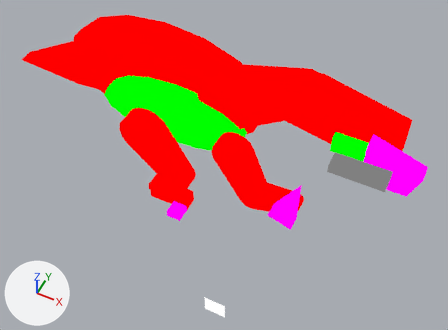
The Blender file assets-source/blender/motion/iguanodon-eat.blend as it was, and as the next commit left it.
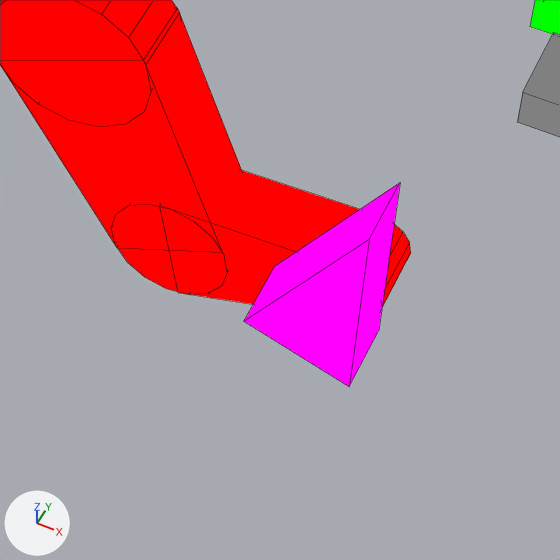
Each version appears first whole from a 50 mm lens placed at (67.2, -51.7, 68.2), pointed at (45.5, -8.3, 13.9), and next in a close-up on the part from 48% to 75% of the width and 44% to 81% of the height. Every picture has the same lights, and +X, +Y and +Z are marked at lower left. The first two pictures are the older version. The close-ups show mesh edges as thin lines.

Objects in the first close-up: 'DinoTycoon_Motion_iguanodon_eat_arm_0', 'DinoTycoon_Motion_iguanodon_eat_arm_1', 'DinoTycoon_Motion_iguanodon_eat_arm_joint_0', 'DinoTycoon_Motion_iguanodon_eat_arm_joint_1', 'DinoTycoon_Motion_iguanodon_eat_arm_tip', 'DinoTycoon_Motion_iguanodon_eat_jaw', 'DinoTycoon_Motion_iguanodon_eat_mouth', 'DinoTycoon_Motion_iguanodon_eat_thumb_spike'.
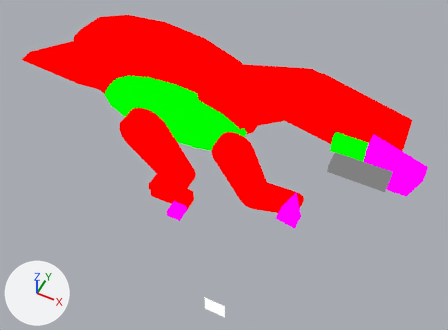
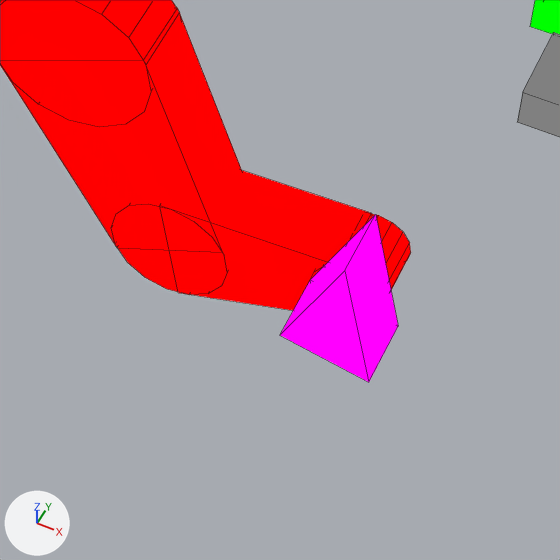
The edits, one by one:
me_dinotycoon_motion_iguanodon_eat_sample_thumb_spike is used by ob_dinotycoon_motion_iguanodon_eat_thumb_spike; location (0.0, 0.0, 0.0).
me_dinotycoon_motion_iguanodon_eat_sample_thumb_spike had 6 vertices, 5 faces and spanned x 52.0..55.0, y -10.0..-8.0, z 9.0..15.0.
me_dinotycoon_motion_iguanodon_eat_sample_thumb_spike now has 6 vertices, 5 faces and spans x 53.0..55.5, y -10.0..-8.0, z 9.5..13.5.
Part 1, on me_dinotycoon_motion_iguanodon_eat_sample_thumb_spike:
Vertex 0 of me_dinotycoon_motion_iguanodon_eat_sample_thumb_spike moves from (52.0, -10.0, 10.0) at pixel (243, 321) to (53.0, -10.0, 10.0) at pixel (279, 335).
Vertex 1 of me_dinotycoon_motion_iguanodon_eat_sample_thumb_spike moves from (55.0, -10.0, 15.0) at pixel (369, 239) to (54.5, -10.0, 13.5) at pixel (344, 270).
Vertex 2 of me_dinotycoon_motion_iguanodon_eat_sample_thumb_spike moves from (55.0, -10.0, 9.0) at pixel (349, 386) to (55.5, -10.0, 9.5) at pixel (368, 382).
Vertex 3 of me_dinotycoon_motion_iguanodon_eat_sample_thumb_spike moves from (52.0, -8.0, 10.0) at pixel (274, 266) to (53.0, -8.0, 10.0) at pixel (310, 279).
Vertex 4 of me_dinotycoon_motion_iguanodon_eat_sample_thumb_spike moves from (55.0, -8.0, 15.0) at pixel (400, 182) to (54.5, -8.0, 13.5) at pixel (375, 214).
Vertex 5 of me_dinotycoon_motion_iguanodon_eat_sample_thumb_spike moves from (55.0, -8.0, 9.0) at pixel (378, 330) to (55.5, -8.0, 9.5) at pixel (398, 326).

Where the change shows, as pixel boxes [x1, y1, x2, y2] in the close-ups (560 x 560 px):
'DinoTycoon_Motion_iguanodon_eat_thumb_spike', reshaped (24% narrower, 17% shorter)
    before: [244, 183, 400, 386]
    after: [280, 214, 398, 382]
